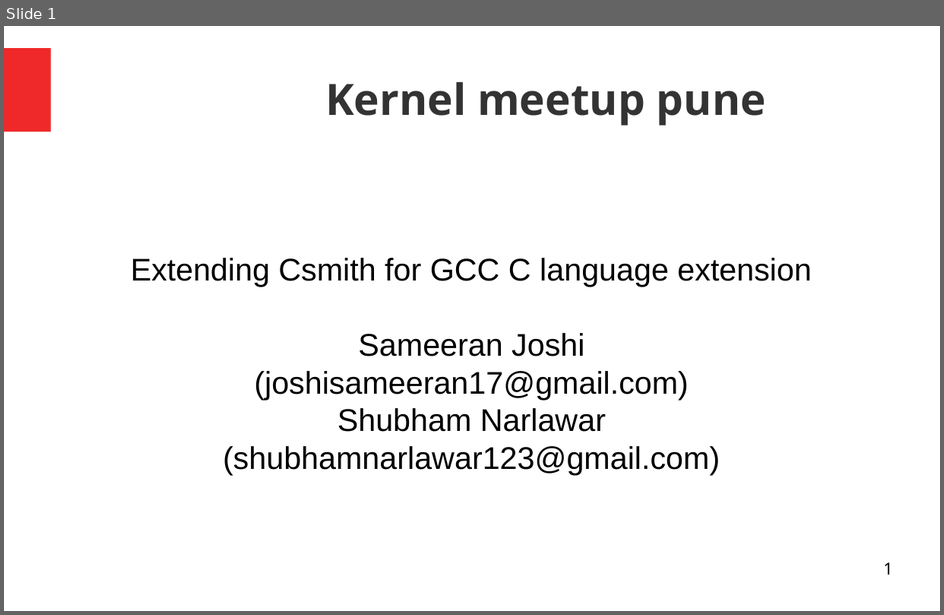
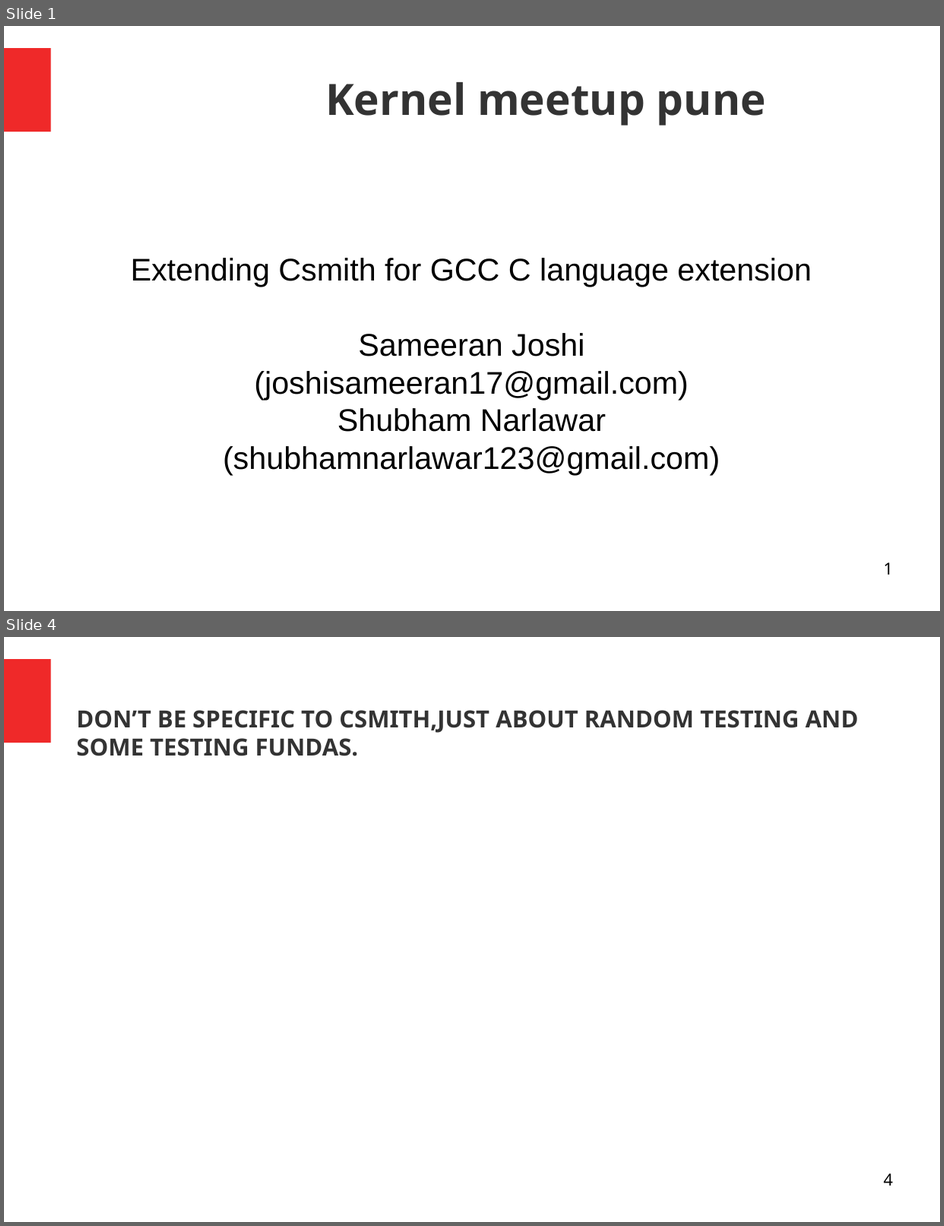
Before and after one commit to shubhamnarlawar77/COEP-csmith-meetup, a slide deck: extended csmith.odp. Shown one above the other, each under a label of ours: slide 1 before the commit, slides 1 and 4 after it; the slides between them are not shown. The pictures are 944x615 and 944x1226 pixels, drawn with LibreOffice and Linux fonts; fonts in the diff are those of the drawing. Boxes give left, top, right and bottom in pixels: in the first picture for what was removed or moved away, otherwise in the second. Text is boxed around its words. In the diff, an @@ line names an element or a change of style, - is before the commit and + after.

```diff
--- a/extended csmith.odp
+++ b/extended csmith.odp
@@ slide 4 added at (4, 637, 940, 1222), background #FFFFFF; not listed: 1 template element that a slide beside it also shows @@
@@ title added at (76, 710, 859, 756), 20 pt, text #333333, bold @@
+DON’T BE SPECIFIC TO CSMITH,JUST ABOUT RANDOM TESTING AND SOME TESTING FUNDAS.
@@ page number added at (884, 1174, 893, 1186), 14 pt, text #000000 @@
+4
```
Also in this commit, not shown: 3 slides changed, 1 other slide added.
